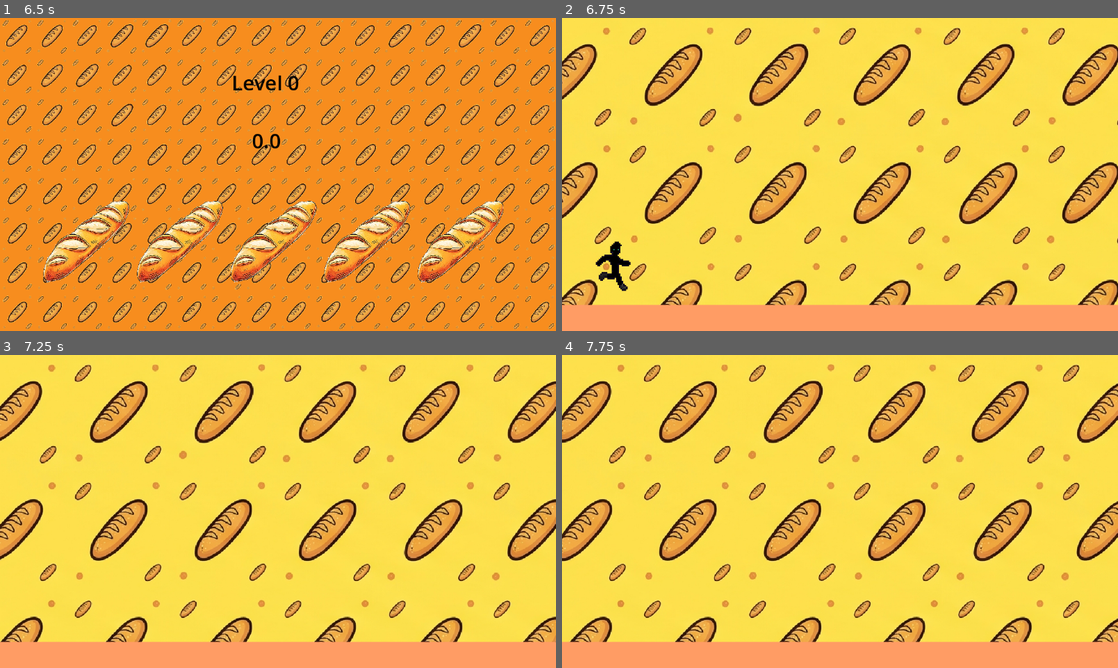
Above: before the commit, frames 1-4 (two rows, left to right).
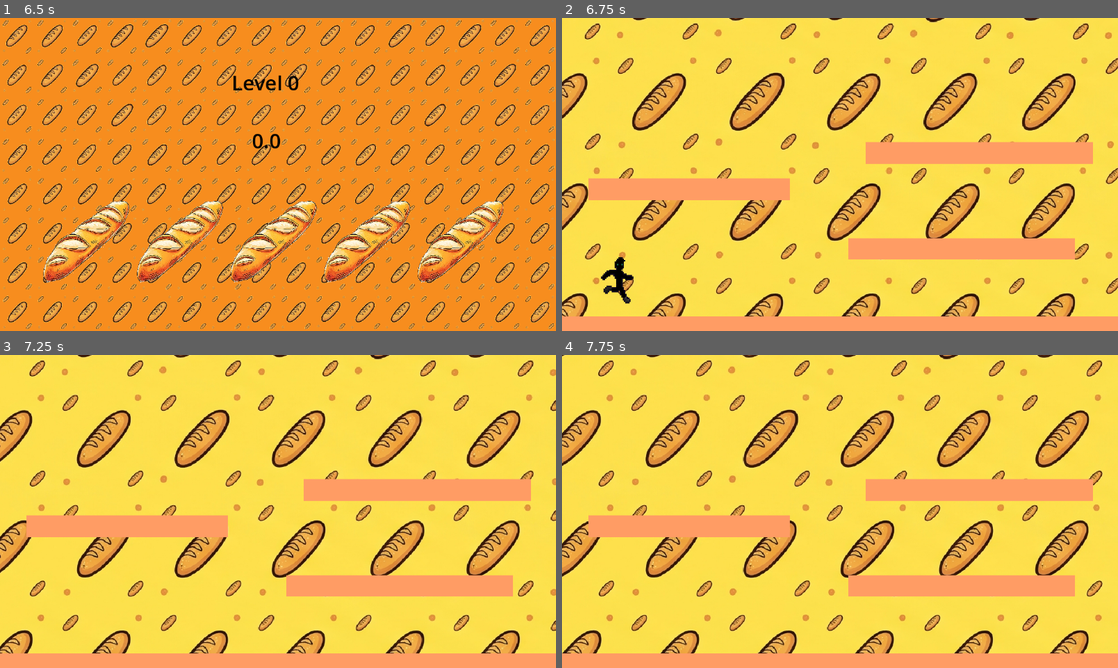
Above: after the commit, the same moments.

Repository: Mk1A-Falcon/Baguette-ware
Game: Godot game, scene res://scenes/main_menu.tscn
The game is run twice, just before and just after one commit, with the same random seed, the same clock (stepped at 60 frames per second) and the same inputs.
Inputs (mouse positions are in pixels of both pictures, inside the frame that each line leads up to):
- Up to frame 1 (6.5 s): click "START GAME" at 0.5 s; tap Enter (ui_accept) at 1.25, 1.52, 2, 2.27, 3.5, 3.77, 4.52, 5.27, 5.75 s; move the mouse to (400, 158) at 1.27 s; hold Right (ui_right) 1.28-2.78 s; tap Alt every 1.5 s from 1.35 to 5.85 s; click (400, 158) at 1.42 s; move the mouse to (166, 190) at 2.02 s; tap Shift at 2.1, 3.6, 5.1 s; move the mouse to (333, 105) at 2.77 s; hold Left (ui_left) 2.78-3.53 s; move the mouse to (250, 237) at 3.52 s; hold Right (ui_right) 3.53-5.03 s; click (250, 237) at 3.67 s; move the mouse to (444, 221) at 4.27 s; move the mouse to (111, 127) at 5.02 s; hold Left (ui_left) 5.03-5.78 s; move the mouse to (305, 174) at 5.77 s; hold Right (ui_right) from 5.78 s (still down); click (305, 174) at 5.92 s
- Up to frame 2 (6.75 s): move the mouse to (756, 96) at 6.52 s; release Right (ui_right) at 6.53 s; hold Left (ui_left) from 6.53 s (still down); tap Shift at 6.6 s
- Up to frame 3 (7.25 s): keep holding Left (ui_left); tap Enter (ui_accept) at 6.77 s
- Up to frame 4 (7.75 s): keep holding Left (ui_left); move the mouse to (962, 495) at 7.27 s; tap Alt at 7.35 s; tap Enter (ui_accept) at 7.52 s

Frame 1 is identical in both runs. In frame 2, 38% of the frame differs, in the area x 0-100%, y 0-96%; in frame 3, 37%; in frame 4, 38%.

Commit message:
Completed minigame_1 + modified player speed+jump

Diff:
--- /dev/null
+++ b/scenes/ground.tscn
@@ -0,0 +1,16 @@
+[gd_scene format=3 uid="uid://clnkjq1xxpa8g"]
+
+[sub_resource type="RectangleShape2D" id="RectangleShape2D_bjqgx"]
+size = Vector2(40.162727, 40)
+
+[node name="Ground" type="StaticBody2D" unique_id=566244328]
+scale = Vector2(13.519999, 1)
+
+[node name="ColorRect" type="ColorRect" parent="." unique_id=448116635]
+offset_right = 40.0
+offset_bottom = 40.0
+color = Color(1, 0.6117647, 0.39215687, 1)
+
+[node name="CollisionShape2D" type="CollisionShape2D" parent="." unique_id=266519234]
+position = Vector2(20.081364, 20)
+shape = SubResource("RectangleShape2D_bjqgx")
--- a/scenes/minigame_1.tscn
+++ b/scenes/minigame_1.tscn
@@ -1,10 +1,8 @@
 [gd_scene format=3 uid="uid://5h61jygbltjw"]
 
 [ext_resource type="PackedScene" uid="uid://tj0amyv62q0j" path="res://scenes/back_ground_image.tscn" id="1_og05i"]
+[ext_resource type="PackedScene" uid="uid://clnkjq1xxpa8g" path="res://scenes/ground.tscn" id="2_lmjug"]
 [ext_resource type="PackedScene" uid="uid://bxh2chvh1wk3y" path="res://scenes/Player_1.tscn" id="2_og05i"]
-
-[sub_resource type="RectangleShape2D" id="RectangleShape2D_bjqgx"]
-size = Vector2(40.162727, 40)
 
 [node name="minigame_1" type="Node2D" unique_id=61975540]
 
@@ -17,22 +15,26 @@
 offset_bottom = 648.0
 expand_mode = 1
 
-[node name="Ground" type="StaticBody2D" parent="." unique_id=1388904422]
+[node name="Ground" parent="." unique_id=566244328 instance=ExtResource("2_lmjug")]
 position = Vector2(25, 523)
-scale = Vector2(13.519999, 1)
-
-[node name="ColorRect" type="ColorRect" parent="Ground" unique_id=2105585050]
-offset_right = 40.0
-offset_bottom = 40.0
-color = Color(1, 0.6117647, 0.39215687, 1)
-
-[node name="CollisionShape2D" type="CollisionShape2D" parent="Ground" unique_id=65554830]
-position = Vector2(20.081364, 20)
-shape = SubResource("RectangleShape2D_bjqgx")
 
 [node name="Player" parent="." unique_id=1974290458 instance=ExtResource("2_og05i")]
 position = Vector2(116, 468)
 
 [node name="Camera2D" type="Camera2D" parent="." unique_id=1639184962]
-position = Vector2(226, 433)
-zoom = Vector2(3, 3)
+position = Vector2(245, 418)
+zoom = Vector2(2.8, 2.8)
+
+[node name="platforms" type="Node2D" parent="." unique_id=1273684306]
+
+[node name="platform_1" parent="platforms" unique_id=901511771 instance=ExtResource("2_lmjug")]
+position = Vector2(251, 465.00003)
+scale = Vector2(4.199998, 0.40000126)
+
+[node name="platform_3" parent="platforms" unique_id=2128560784 instance=ExtResource("2_lmjug")]
+position = Vector2(264.00003, 394)
+scale = Vector2(4.199998, 0.40000126)
+
+[node name="platform_2" parent="platforms" unique_id=346453831 instance=ExtResource("2_lmjug")]
+position = Vector2(59, 421)
+scale = Vector2(3.7199974, 0.39999998)
--- a/scripts/player1.gd
+++ b/scripts/player1.gd
@@ -1,8 +1,8 @@
 extends CharacterBody2D
 
 
-const SPEED = 250.0
-const JUMP_VELOCITY = -380.0
+const SPEED = 190.0
+const JUMP_VELOCITY = -340.0
 
 
 func _physics_process(delta: float) -> void:
